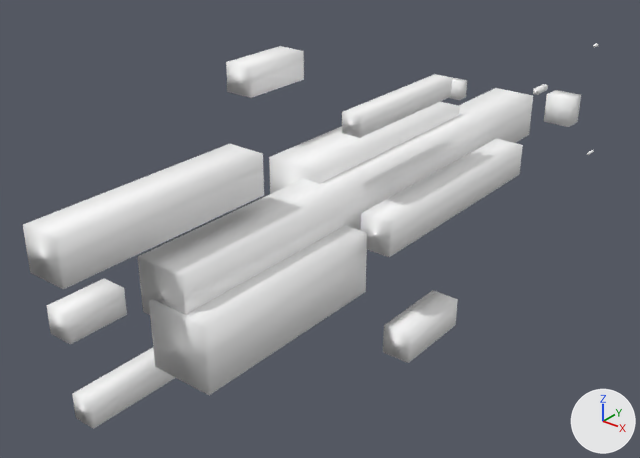
An edit to the FBX model Reference/Resource/Mesh/Animation/Effect/E_BL_Normal.fbx, drawn before and after from the same camera.
Rendered twice from a camera (50 mm lens) standing at (0.0327, -0.0472, 0.0241) and looking at (-0.0018, -0.0041, -0.0026). Arrows for +X, +Y and +Z are at lower right; the lights stay in place. Where no turn or scale is listed for an object, it has been applied to the vertices.

In view in the first picture: 'beam4 1', 'beam5', 'beam5 1', 'beam6', 'beam6 1', 'beam7', 'beam7 1', 'beam_big1', 'beam_big2', 'beam_big2 1', 'beam_big3', 'beam_big3 1', 'beam_big4 1', 'main_line1'.
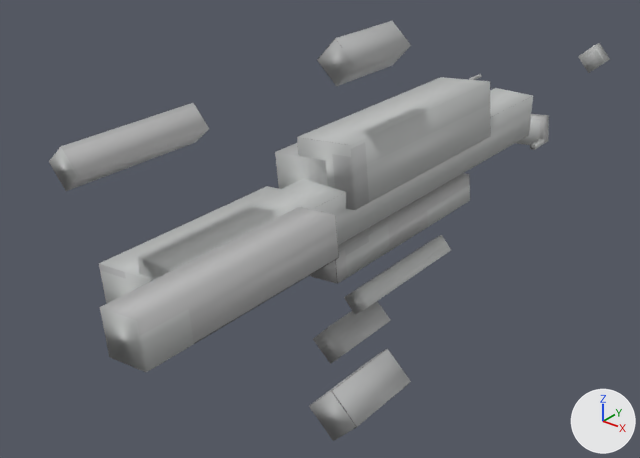
ob_sub_line is not drawn itself; it is the parent of ob_beam_big1_1, ob_beam_big4_1, ob_beam_big3_1, ob_beam_big2_1.
ob_sub2_line is not drawn itself; it is the parent of ob_beam7_1, ob_beam5_1, ob_beam4_1, ob_beam6_1.
ob_main_line is not drawn itself; it is the parent of ob_beam_big1, ob_beam_big3, ob_beam6, ob_beam7, ob_beam5, ob_beam4, ob_beam_big2, ob_beam_big4.

Boxes (x1, y1, x2, y2) around the edits, measured in the pictures (640 x 458 px):
```json
{"object": "beam5", "change": "surface changed, turned", "before": [23, 144, 264, 289], "after": [100, 207, 339, 372]}
{"object": "main_line1", "change": "surface changed", "before": [138, 88, 533, 315], "after": [138, 88, 533, 315], "on screen": "white to grey"}
{"object": "beam_big2", "change": "surface changed, turned", "before": [149, 226, 367, 395], "after": [99, 186, 280, 304]}
{"object": "beam_big3", "change": "surface changed, turned", "before": [269, 102, 460, 194], "after": [297, 77, 491, 210]}
{"object": "beam5 1", "change": "surface changed, turned", "before": [72, 348, 176, 429], "after": [49, 103, 209, 191]}
{"object": "beam6", "change": "surface changed, turned", "before": [361, 139, 523, 257], "after": [310, 173, 470, 284]}
{"object": "beam_big2 1", "change": "surface changed, turned", "before": [47, 278, 127, 344], "after": [309, 349, 411, 441]}
{"object": "beam_big3 1", "change": "surface changed, turned", "before": [383, 290, 458, 363], "after": [317, 21, 411, 86]}
{"object": "beam6 1", "change": "surface changed, turned", "before": [342, 74, 452, 138], "after": [344, 235, 451, 314]}
{"object": "beam_big4 1", "change": "surface changed, turned", "before": [226, 46, 304, 98], "after": [313, 301, 391, 364]}
{"object": "beam7", "change": "surface changed, turned", "before": [544, 90, 581, 127], "after": [516, 114, 549, 145]}
{"object": "beam_big4", "change": "surface changed, turned", "after": [275, 143, 328, 189], "on screen": "not visible before"}
{"object": "beam7 1", "change": "surface changed, turned", "before": [449, 77, 467, 100], "after": [578, 43, 610, 73]}
{"object": "beam_big1", "change": "surface changed, turned", "before": [533, 84, 548, 95], "after": [530, 139, 544, 150]}
{"object": "beam4", "change": "surface changed, turned", "after": [469, 74, 481, 80], "on screen": "not visible before"}
{"object": "beam4 1", "change": "surface changed, turned", "before": [587, 150, 594, 155], "on screen": "not visible afterwards"}
{"object": "beam_big1 1", "change": "surface changed, turned", "before": [593, 43, 598, 47], "on screen": "not visible afterwards"}
```

Scene script edits in JSON lines:
```json
{"op": "add", "block": "img_e_bl_normal_png", "code": ["img_e_bl_normal_png = load_image('E_BL_Normal.png', 'E_BL_Normal.png', 1024, 1024, 'sRGB')"]}
{"op": "remove", "block": "mat_lambert1", "code": "mat_lambert1.base_color = (1.0, 1.0, 1.0)  # white #ffffff"}
{"op": "set", "path": "mat_lambert1.roughness", "old": "0.553", "new": "0.5"}
{"op": "add", "block": "mat_lambert1", "code": "mat_lambert1.texture = img_e_bl_normal_png  # with its transparency"}
{"op": "set", "path": "ob_main_line.rotation_euler", "old": "(0.0, 0.0, 0.0)", "new": "(0.0, 0.0, -1.466)", "note": "degrees (0, 0, 0) -> degrees (0, 0, -84)"}
{"op": "set", "path": "ob_sub2_line.rotation_euler", "old": "(0.0, 0.0, 0.0)", "new": "(0.0, 0.0, -2.409)", "note": "degrees (0, 0, 0) -> degrees (0, 0, -138)"}
{"op": "set", "path": "ob_sub_line.rotation_euler", "old": "(0.0, 0.0, 0.0)", "new": "(0.0, 0.0, 2.409)", "note": "degrees (0, 0, 0) -> degrees (0, 0, 138)"}
```
